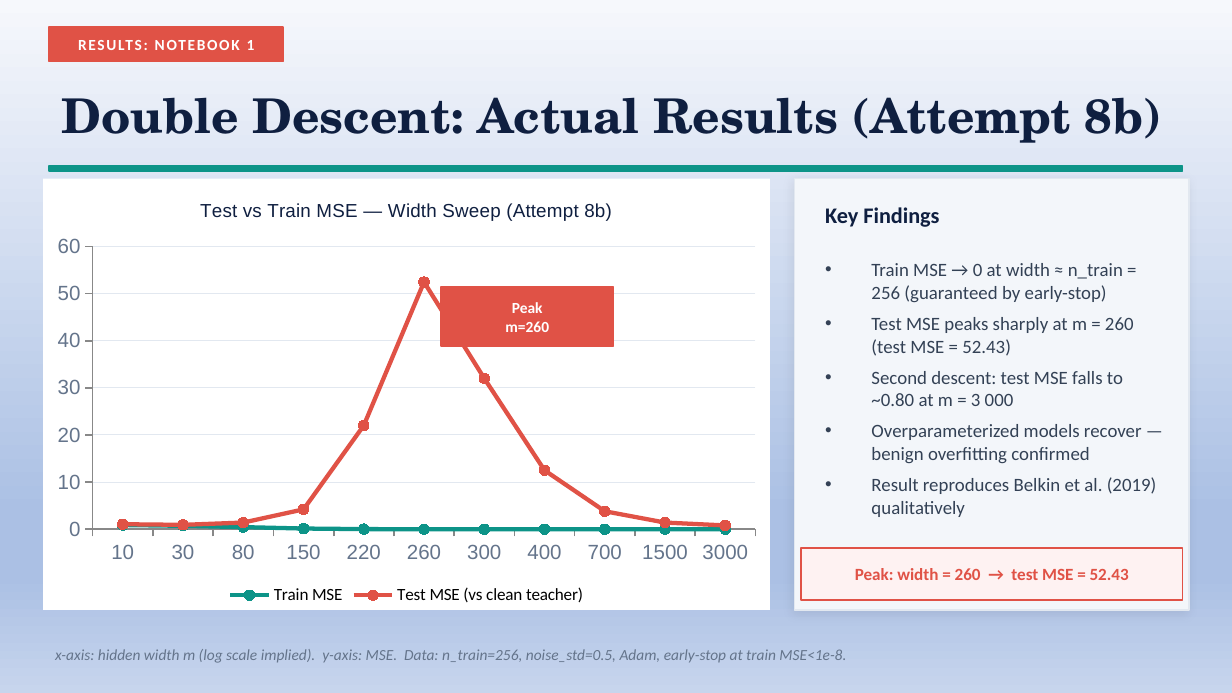
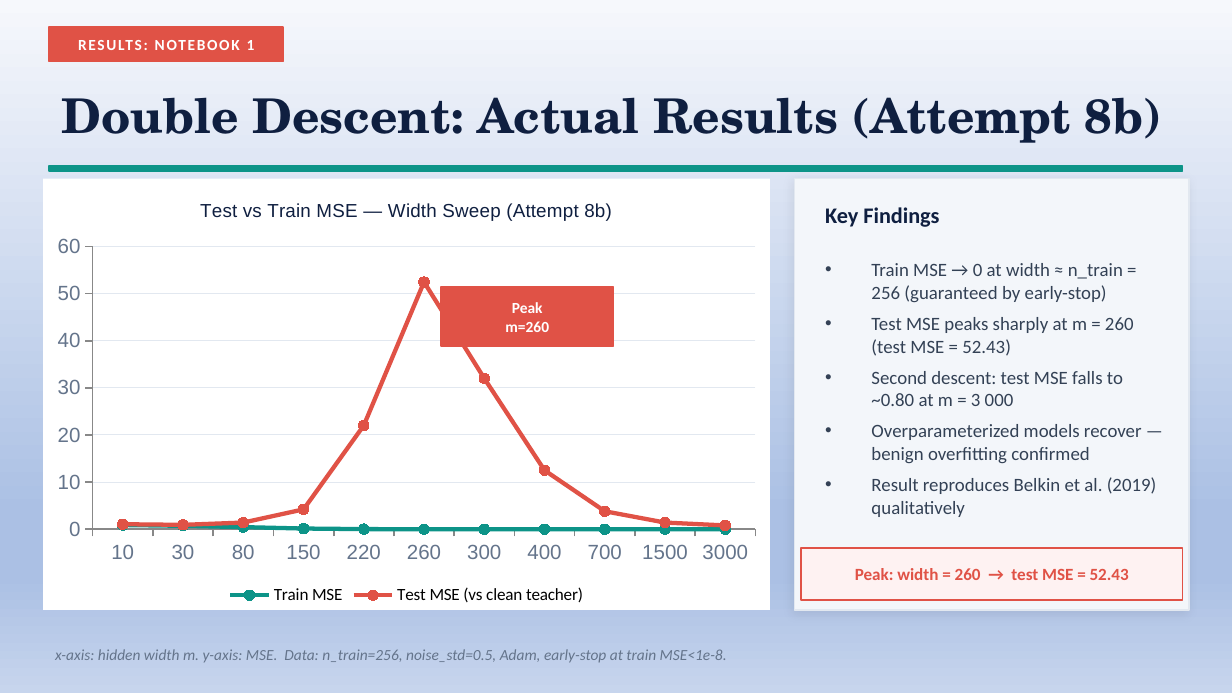
Before and after one commit to LeJ7-commits/double-descent-overparameterized-mlps, a slide deck: slide 8 of slides/double_descent_presentation.pptx. Drawn at 1232x693 pixels with LibreOffice and Linux fonts; fonts in the diff are those of the drawing. Boxes give left, top, right and bottom in pixels: in the first picture for what was removed or moved away, otherwise in the second. Text is boxed around its words. In the diff, an @@ line names an element or a change of style, - is before the commit and + after.

```diff
--- a/slides/double_descent_presentation.pptx
+++ b/slides/double_descent_presentation.pptx
@@ text at [55,649,727,663]: text changed @@
-x-axis: hidden width m (log scale implied). y-axis: MSE. Data: n_train=256, noise_std=0.5, Adam, early-stop at train MSE<1e-8.
+x-axis: hidden width m. y-axis: MSE. Data: n_train=256, noise_std=0.5, Adam, early-stop at train MSE<1e-8.
```
Also in this commit, not shown: 2 other slides changed.
